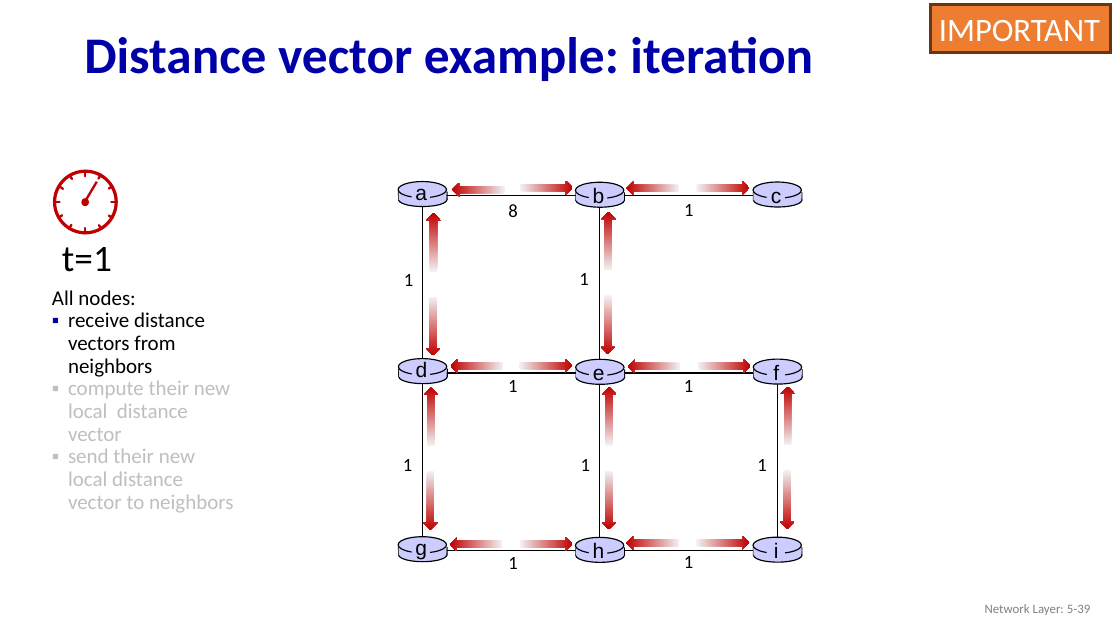
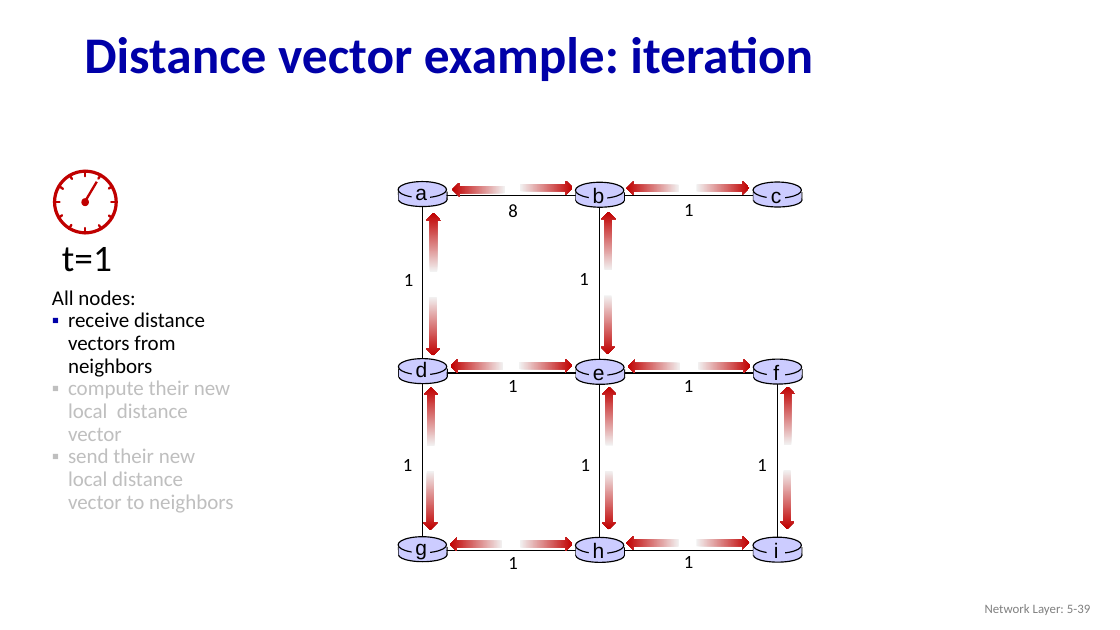
Before and after one commit to guhofstra/CSC175, a slide deck: slide 39 of PPTs/5.1 5.2 Control Plan Routing Protocols.pptx. Drawn at 1120x630 pixels with LibreOffice and Linux fonts; fonts in the diff are those of the drawing. Boxes give left, top, right and bottom in pixels: in the first picture for what was removed or moved away, otherwise in the second. Text is boxed around its words. In the diff, an @@ line names an element or a change of style, - is before the commit and + after.

```diff
--- a/PPTs/5.1 5.2 Control Plan Routing Protocols.pptx
+++ b/PPTs/5.1 5.2 Control Plan Routing Protocols.pptx
@@ rectangle removed at box(931, 4, 1111, 52) @@
-IMPORTANT
```
Also in this commit, not shown: 15 other slides changed, 19 other files.
